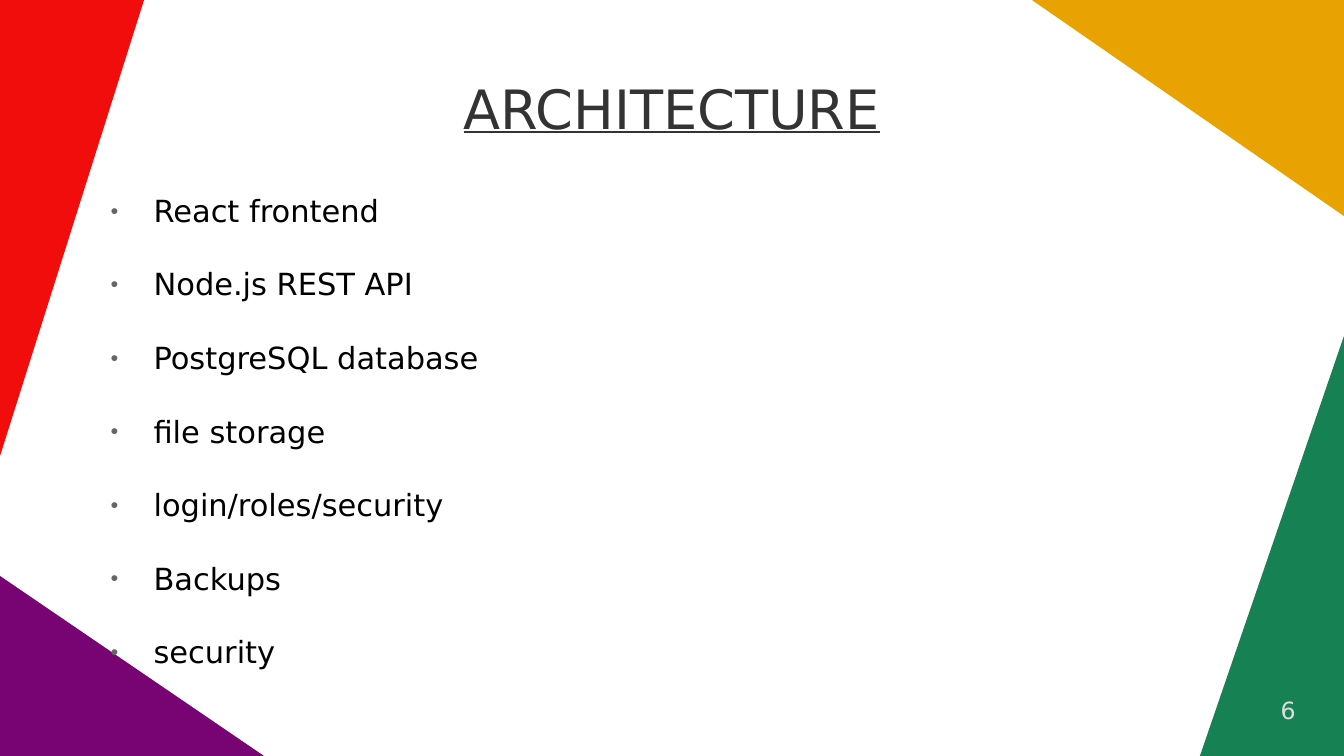
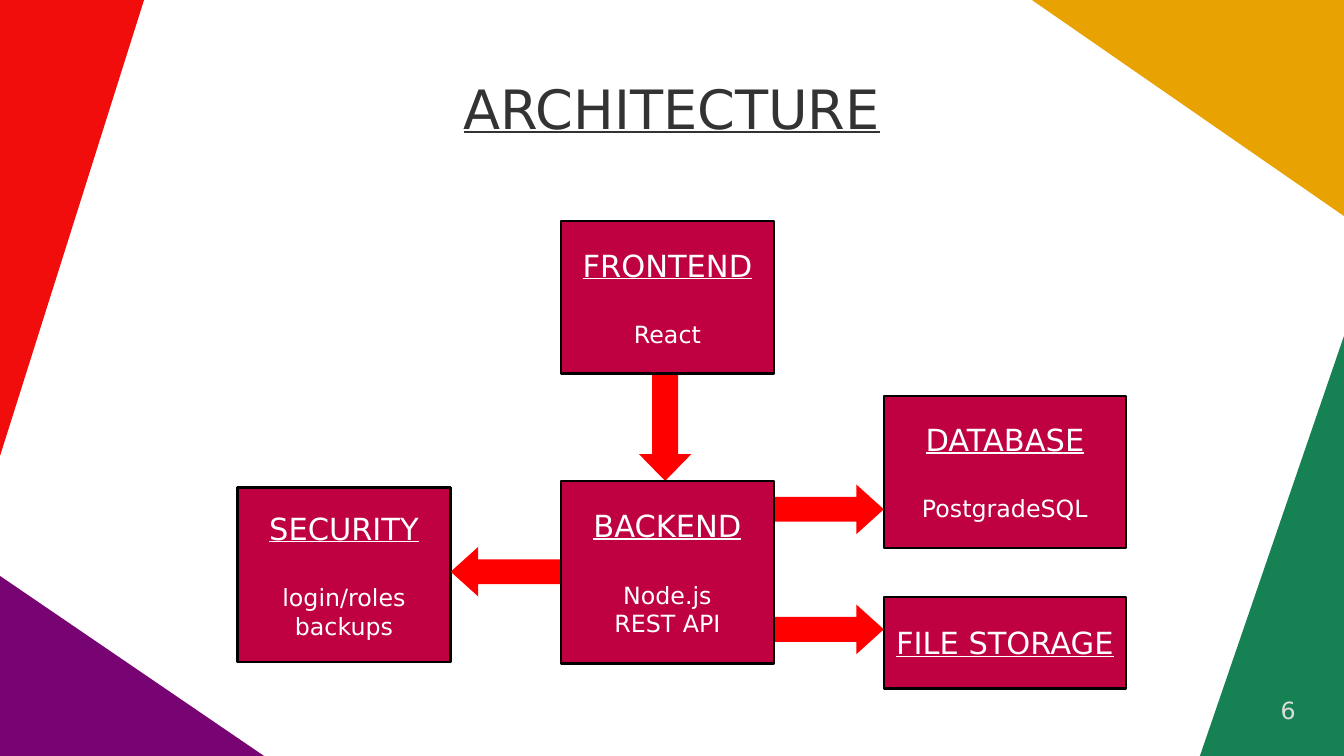
Before and after one commit to AhlinGregor/MIT_Project2526, a slide deck: slide 6 of Presentation.odp. Drawn at 1344x756 pixels with LibreOffice and Linux fonts; fonts in the diff are those of the drawing. Boxes give left, top, right and bottom in pixels: in the first picture for what was removed or moved away, otherwise in the second. Text is boxed around its words. In the diff, an @@ line names an element or a change of style, - is before the commit and + after.

```diff
--- a/Presentation.odp
+++ b/Presentation.odp
@@ text removed at <box>154,199,478,669</box> @@
-● React frontend
-● Node.js REST API
-● PostgreSQL database
-● file storage
-● login/roles/security
-● Backups
-● security
@@ rectangle added at <box>561,221,774,373</box>, fill #BF0041, outline #000000 1.42 pt, 18 pt, text #FFFFFF, underline @@
+FRONTEND
+React
@@ down arrow added at <box>639,373,692,481</box>, fill #FF0000 @@
@@ rectangle added at <box>884,396,1127,549</box>, fill #BF0041, outline #000000 1.42 pt, 14 pt, text #FFFFFF @@
+DATABASE
+PostgradeSQL
@@ rectangle added at <box>238,488,451,662</box>, fill #BF0041, outline #000000 1.42 pt, 14 pt, text #FFFFFF @@
+SECURITY
+login/roles
+backups
@@ rectangle added at <box>561,481,774,663</box>, fill #BF0041, outline #000000 1.42 pt, 14 pt, text #FFFFFF @@
+BACKEND
+Node.js
+REST API
@@ right arrow added at <box>774,484,884,534</box>, fill #FF0000 @@
@@ right arrow added at <box>451,548,561,598</box>, fill #FF0000 @@
@@ rectangle added at <box>884,598,1127,689</box>, fill #BF0041, outline #000000 1.42 pt, 18 pt, text #FFFFFF, underline @@
+FILE STORAGE
@@ right arrow added at <box>774,605,884,655</box>, fill #FF0000 @@
```
Also in this commit, not shown: 5 other slides changed.
